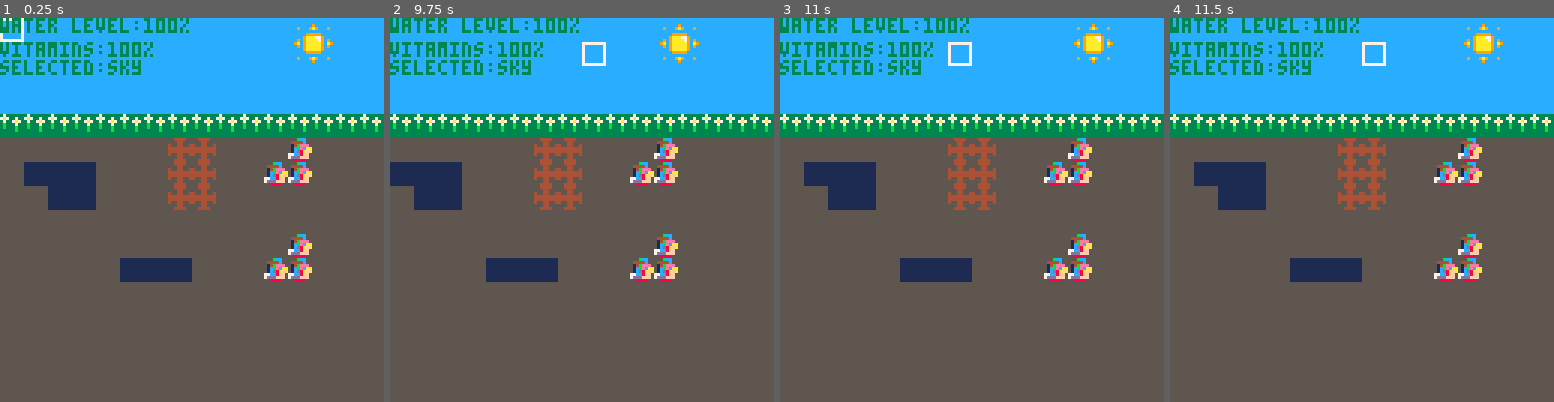
Above: before the commit, frames 1-4 (left to right).
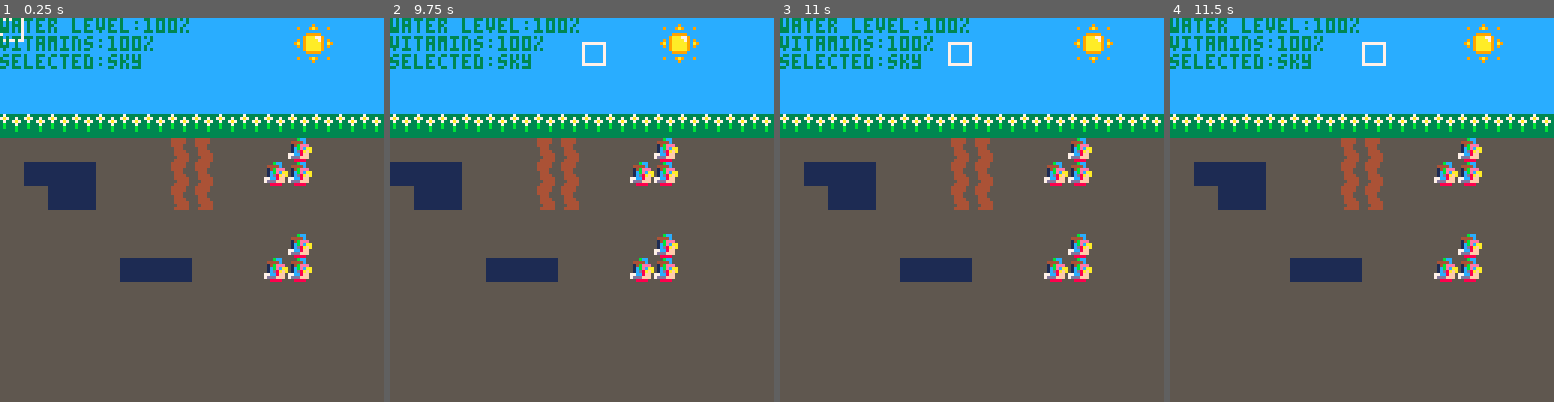
Above: after the commit, the same moments.

Repository: LogerGrunt/PicoRoots
Game: PICO-8 cartridge roots.p8
Same seed, same stepped clock (60 frames per second), same inputs: the game is played once before the commit and once after it.
Inputs:
- Up to frame 1 (0.25 s): no input
- Up to frame 2 (9.75 s): tap O (Z key) at 0.7, 1.7, 2.1, 2.5, 2.9, 3.3, 3.7, 4.1, 4.5, 4.9, 5.3, 5.7, 6.1, 6.5, 6.9, 7.3, 7.7, 8.1, 8.5, 8.9, 9.3, 9.7 s; hold Right 1.6-2.1 s; hold Up 2.15-2.42 s; hold Right 2.47-3.03 s; hold Left 3.08-3.58 s; hold Down 3.63-3.97 s; hold Right 4.02-4.68 s; hold Up 4.73-5.03 s; hold Left 5.08-5.68 s; hold Down 5.73-6.03 s; hold Right 6.08-6.58 s; hold Right 6.63-7.13 s; hold Up 7.18-7.45 s; hold Right 7.5-8.07 s; hold Left 8.12-8.62 s; hold Down 8.67-9 s; hold Right 9.05-9.72 s
- Up to frame 3 (11 s): hold Up 9.77-10.07 s; tap O (Z key) at 10.1, 10.5, 10.9 s; hold Left 10.12-10.72 s; hold Down from 10.77 s (still down)
- Up to frame 4 (11.5 s): release Down at 11.07 s; hold Right from 11.12 s (still down); tap O (Z key) at 11.3 s

The runs differ from the first frame. In frame 1, 2.2% of the frame differs, in the area x 0-57%, y 4-50%; in frame 2, 2.2%; in frame 3, 2.2%; in frame 4, 2.2%.

Commit message:
Update roots.p8
Some root sprite changes so they stop looking like pipes

Diff:
--- a/roots.p8
+++ b/roots.p8
@@ -77,7 +77,7 @@
 
 function print_stats()
 	print("water level:" .. water_level .. "%",camx,camy)
-	print("vitamins:" .. vitamin_level .. "%",camx,camy+8)
+	print("vitamins:" .. vitamin_level .. "%",camx,camy+6)
 end
 
 
@@ -152,22 +152,22 @@
 	end
 end
 __gfx__
-000000005555555537333333cccccccc111111117777777744444444554444551144441100000000000000000000000000000000000000000000000000000000
-00000000555555557a733733cccccccc111111117000000744444444555445551114411100000000000000000000000000000000000000000000000000000000
-007007005555555537337a73cccccccc111111117000000744455544455445544114411400000000000000000000000000000000000000000000000000000000
-00077000555555553b333733cccccccc111111117000000744556754444444444444444400000000000000000000000000000000000000000000000000000000
-00077000555555553b333b33cccccccc111111117000000745556654444444444444444400000000000000000000000000000000000000000000000000000000
-007007005555555533333b33cccccccc111111117000000745555554455445544114411400000000000000000000000000000000000000000000000000000000
-000000005555555533333333cccccccc111111117000000744555544555445551114411100000000000000000000000000000000000000000000000000000000
-000000005555555533333333cccccccc111111117777777744444444554444551144441100000000000000000000000000000000000000000000000000000000
-00000000555bcc550000000000000000000000000000000000000000000000000000000000000000000000000000000000000000000000000000000000000000
-0000000054444c550000000000000000000000000000000000000000000000000000000000000000000000000000000000000000000000000000000000000000
-00000000514beee50000000000000000000000000000000000000000000000000000000000000000000000000000000000000000000000000000000000000000
-0000000051cbecaa0000000000000000000000000000000000000000000000000000000000000000000000000000000000000000000000000000000000000000
-0000000051cd8afa0000000000000000000000000000000000000000000000000000000000000000000000000000000000000000000000000000000000000000
-0000000077cc8ff50000000000000000000000000000000000000000000000000000000000000000000000000000000000000000000000000000000000000000
-000000007dddfff50000000000000000000000000000000000000000000000000000000000000000000000000000000000000000000000000000000000000000
-00000000558888550000000000000000000000000000000000000000000000000000000000000000000000000000000000000000000000000000000000000000
+000000005555555537333333cccccccc111111117777777744444444544444551444441100000000000000000000000000000000000000000000000000000000
+00000000555555557a733733cccccccc111111117000000744444444544444551444441100000000000000000000000000000000000000000000000000000000
+007007005555555537337a73cccccccc111111117000000744455544544445551444411100000000000000000000000000000000000000000000000000000000
+00077000555555553b333733cccccccc111111117000000744556754554445551144411100000000000000000000000000000000000000000000000000000000
+00077000555555553b333b33cccccccc111111117000000745556654554444551144441100000000000000000000000000000000000000000000000000000000
+007007005555555533333b33cccccccc111111117000000745555554554444451144444100000000000000000000000000000000000000000000000000000000
+000000005555555533333333cccccccc111111117000000744555544555444451114444100000000000000000000000000000000000000000000000000000000
+000000005555555533333333cccccccc111111117777777744444444554444451144444100000000000000000000000000000000000000000000000000000000
+00000000555bcc550000000000000000000000000000000000000000555555551111111100000000000000000000000000000000000000000000000000000000
+0000000054444c550000000000000000000000000000000000000000555554441111144400000000000000000000000000000000000000000000000000000000
+00000000514beee50000000000000000000000000000000000000000454444444144444400000000000000000000000000000000000000000000000000000000
+0000000051cbecaa0000000000000000000000000000000000000000444444444444444400000000000000000000000000000000000000000000000000000000
+0000000051cd8afa0000000000000000000000000000000000000000444444444444444400000000000000000000000000000000000000000000000000000000
+0000000077cc8ff50000000000000000000000000000000000000000444455444444114400000000000000000000000000000000000000000000000000000000
+000000007dddfff50000000000000000000000000000000000000000444555554441111100000000000000000000000000000000000000000000000000000000
+00000000558888550000000000000000000000000000000000000000555555551111111100000000000000000000000000000000000000000000000000000000
 00000000000000000000000000000000000000000000000000000000000000000000000000000000000000000000000000000000000000000000000000000000
 00000000000000000000000000000000000000000000000000000000000000000000000000000000000000000000000000000000000000000000000000000000
 00000000000000000000000000000000000000000000000000000000000000000000000000000000000000000000000000000000000000000000000000000000
